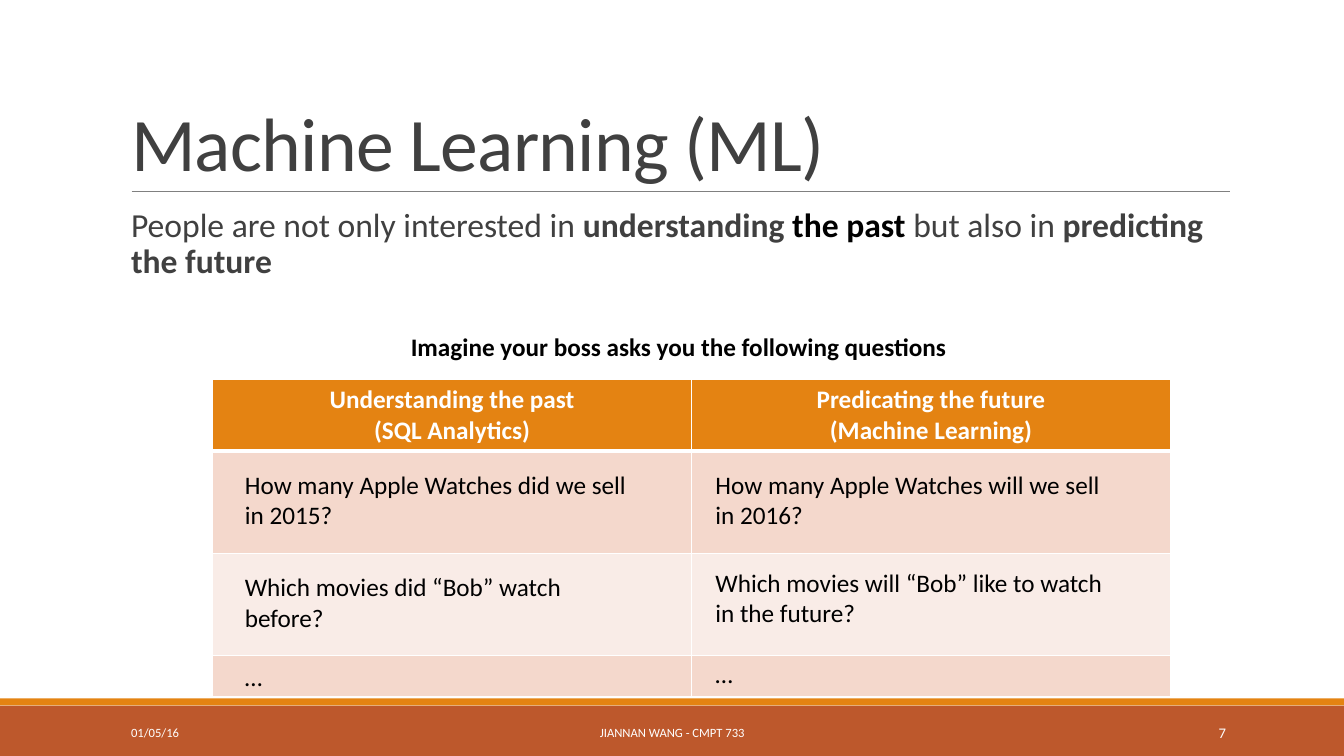
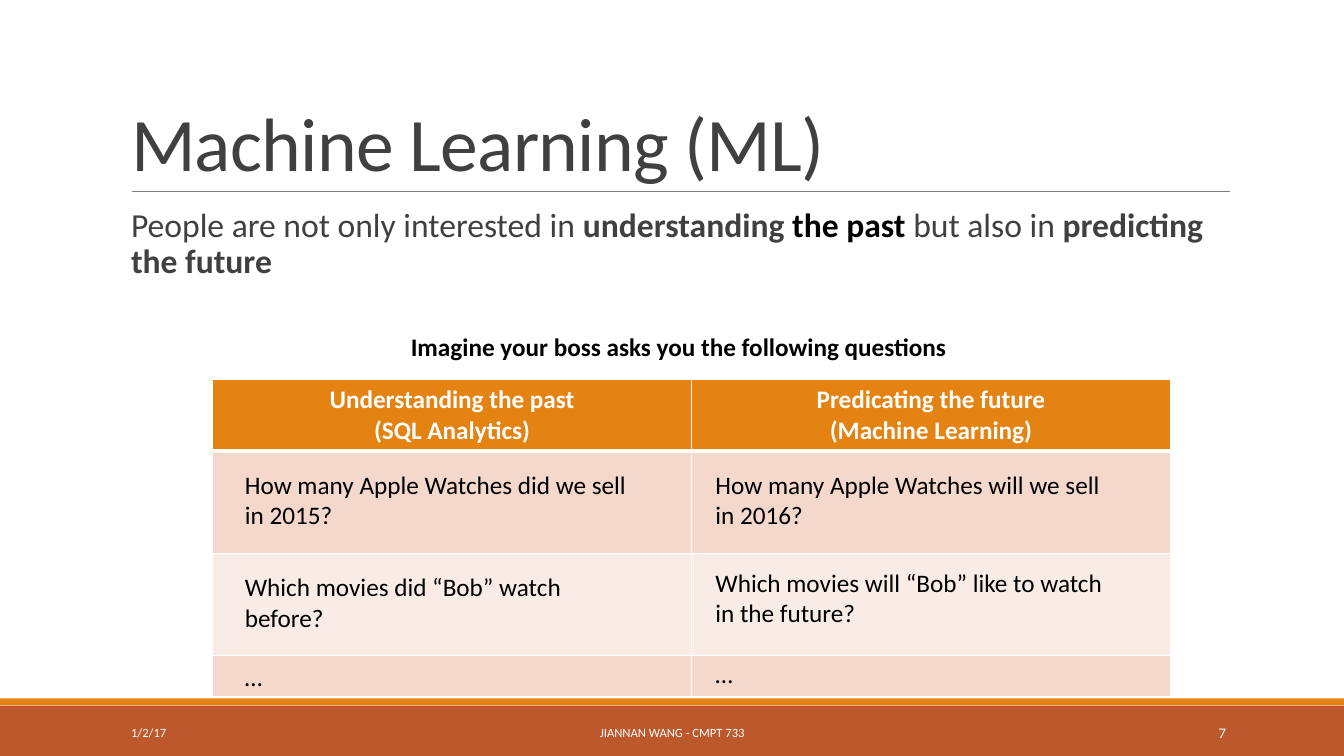
Before and after one commit to ZhensongQian/cmpt733, a slide deck: slide 7 of Lectures/Lec1/lec1-1.pptx. Drawn at 1344x756 pixels with LibreOffice and Linux fonts; fonts in the diff are those of the drawing. Boxes give left, top, right and bottom in pixels: in the first picture for what was removed or moved away, otherwise in the second. Text is boxed around its words. In the diff, an @@ line names an element or a change of style, - is before the commit and + after.

```diff
--- a/Lectures/Lec1/lec1-1.pptx
+++ b/Lectures/Lec1/lec1-1.pptx
@@ text at (x1=131, y1=728, x2=166, y2=738): text changed @@
-01/05/16
+1/2/17
```
Also in this commit, not shown: 10 other slides changed, 2 other files.
